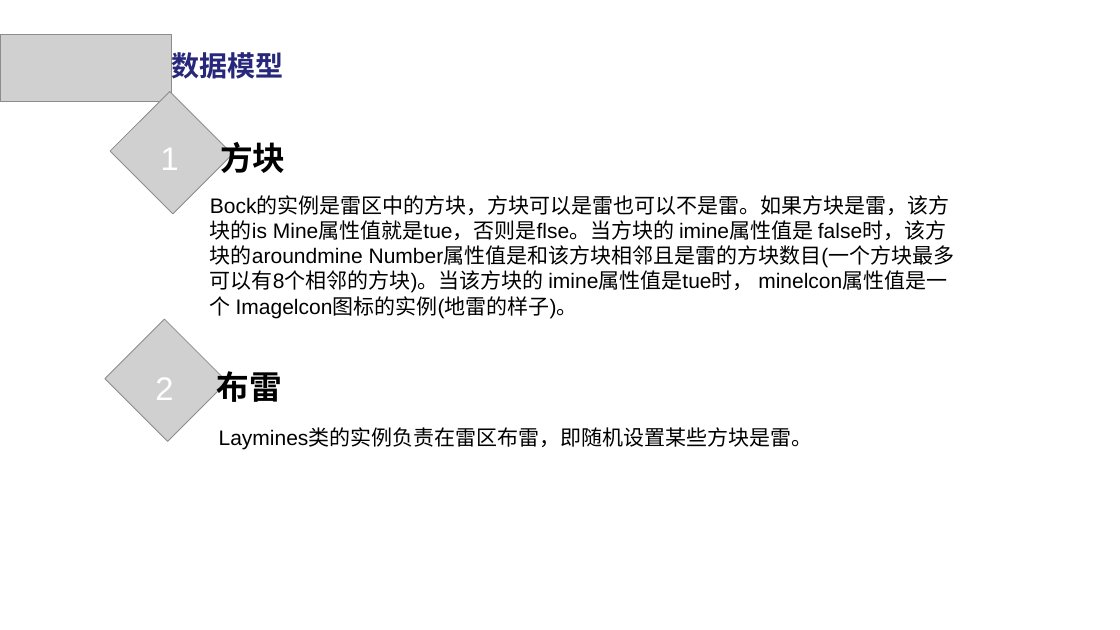
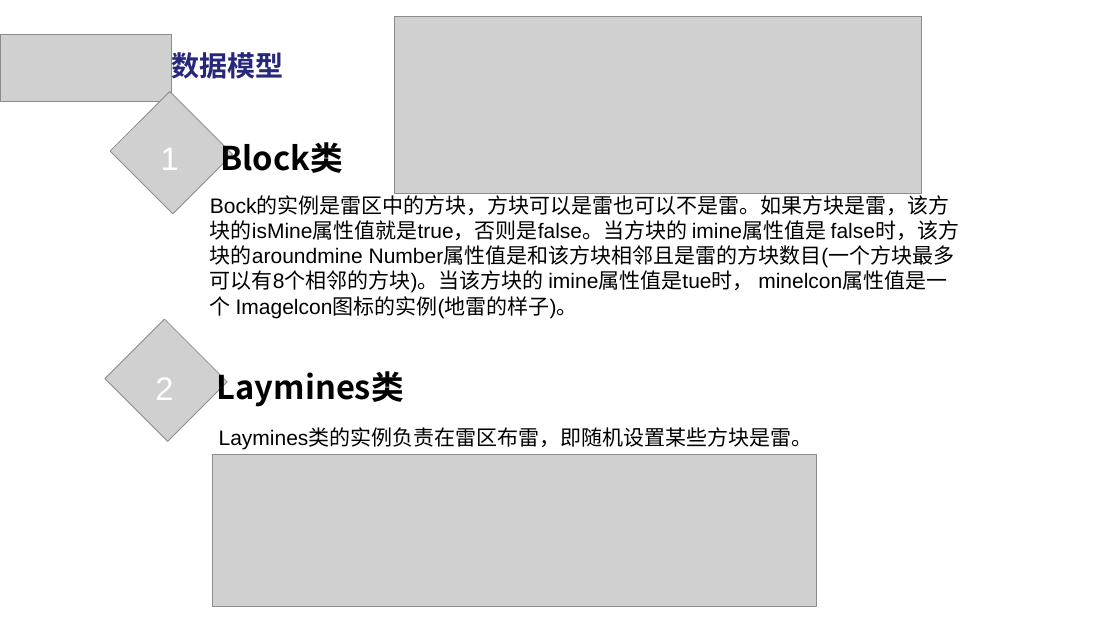
Before and after one commit to uesugieriislf/mineSweeping, a slide deck: slide 13 of doc/扫雷.pptx. Drawn at 1120x630 pixels with LibreOffice and Linux fonts; fonts in the diff are those of the drawing; grey boxes stand for pictures. Boxes give left, top, right and bottom in pixels: in the first picture for what was removed or moved away, otherwise in the second. Text is boxed around its words. In the diff, an @@ line names an element or a change of style, - is before the commit and + after.

```diff
--- a/doc/扫雷.pptx
+++ b/doc/扫雷.pptx
@@ picture added at [395, 17, 922, 193] @@
@@ text at [220, 141, 342, 173]: text changed @@
-方块
+Block类
@@ text at [210, 196, 959, 318]: text changed @@
-Bock的实例是雷区中的方块，方块可以是雷也可以不是雷。如果方块是雷，该方块的is Mine属性值就是tue，否则是flse。当方块的 imine属性值是 false时，该方块的aroundmine Number属性值是和该方块相邻且是雷的方块数目(一个方块最多可以有8个相邻的方块)。当该方块的 imine属性值是tue时， minelcon属性值是一个 Imagelcon图标的实例(地雷的样子)。
+Bock的实例是雷区中的方块，方块可以是雷也可以不是雷。如果方块是雷，该方块的isMine属性值就是true，否则是false。当方块的 imine属性值是 false时，该方块的aroundmine Number属性值是和该方块相邻且是雷的方块数目(一个方块最多可以有8个相邻的方块)。当该方块的 imine属性值是tue时， minelcon属性值是一个 Imagelcon图标的实例(地雷的样子)。
@@ text at [217, 371, 404, 407]: text changed @@
-布雷
+Laymines类
@@ picture added at [212, 455, 817, 606] @@
```
Also in this commit, not shown: 5 other slides changed, 1 other file.
